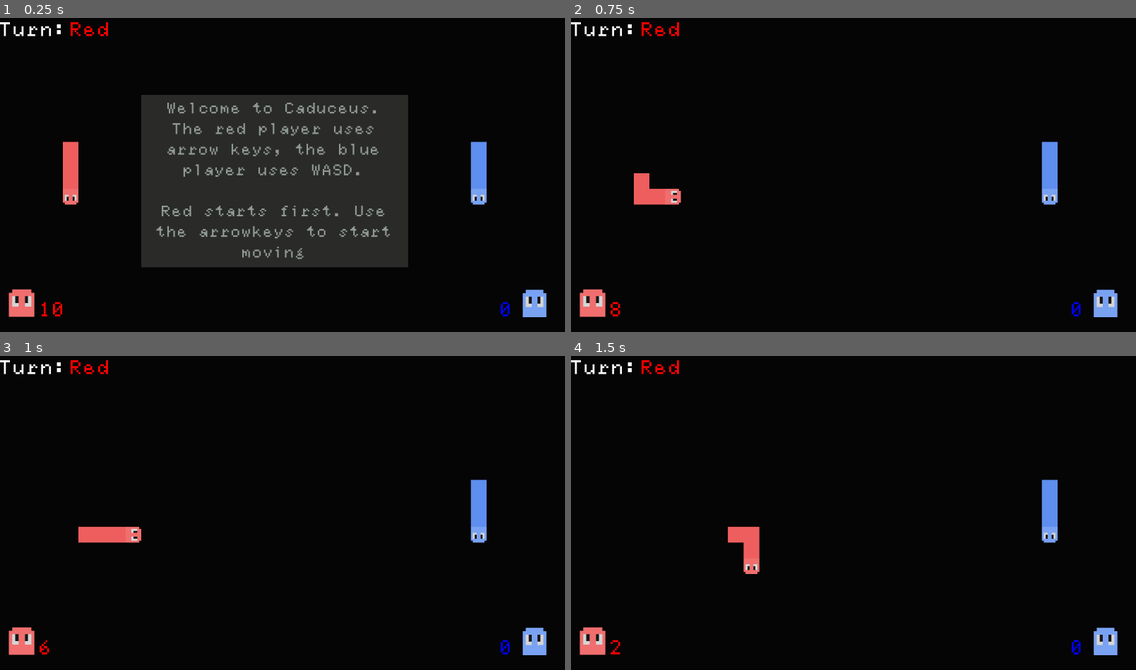
Above: before the commit, frames 1-4 (two rows, left to right).
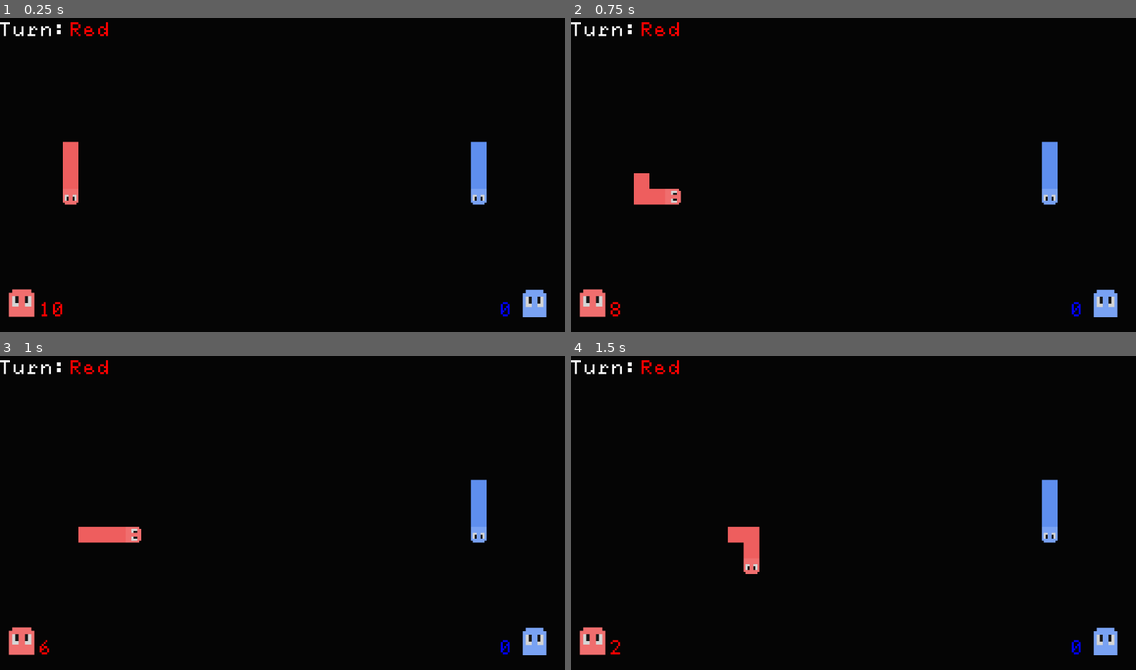
Above: after the commit, the same moments.

Repository: arrowira/MiniJam196Snake
Game: Godot game, scene res://scenes/main.tscn
Two runs of this game, one before a commit and one after it. Both use one fixed random seed, a clock stepped at 60 frames per second and the inputs below.
Inputs:
- Up to frame 1 (0.25 s): no input
- Up to frame 2 (0.75 s): tap Enter at 0.5 s; hold Right (p1right) from 0.53 s (still down); tap S (p2down) at 0.6 s
- Up to frame 3 (1 s): keep holding Right (p1right)
- Up to frame 4 (1.5 s): release Right (p1right) at 1.28 s; hold Down (p1down) from 1.28 s (still down); tap A (p2left) at 1.35 s

The runs differ from the first frame. In frame 1, 26% of the frame differs, in the area x 25-73%, y 24-80%; in frame 2, nothing differs; in frame 3, nothing differs; in frame 4, nothing differs.

Commit message:
tutorial removed from main scene

Diff:
--- a/minijam-196-proj/scenes/main.tscn
+++ b/minijam-196-proj/scenes/main.tscn
@@ -11,7 +11,6 @@
 [ext_resource type="PackedScene" uid="uid://b6ybdm80pbatp" path="res://scenes/time_spawner.tscn" id="9_85g3d"]
 [ext_resource type="AudioStream" uid="uid://bs3eh0insxy55" path="res://misc/pickupCoin.wav" id="10_choun"]
 [ext_resource type="AudioStream" uid="uid://baoatoaa4mbrh" path="res://misc/random.wav" id="11_ya4ey"]
-[ext_resource type="PackedScene" uid="uid://44gvqt8prq2e" path="res://scenes/tutorial.tscn" id="12_eb6dy"]
 
 [node name="main" type="Node2D"]
 script = ExtResource("1_tefeu")
@@ -169,6 +168,4 @@
 stream = ExtResource("11_ya4ey")
 volume_db = 7.633
 
-[node name="Tutorial" parent="." instance=ExtResource("12_eb6dy")]
-
 [connection signal="pressed" from="Hud/DeathScreen/Button" to="." method="_on_button_pressed"]
Not shown: 1 places in minijam-196-proj/scenes/main.tscn that only renumber resources
